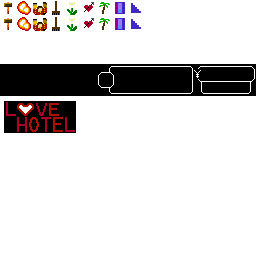
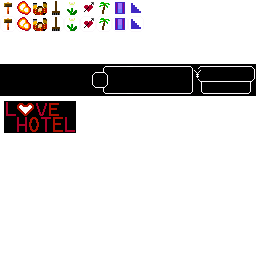
Layered file, before and after one edit (256x256). Changes by layer:
painted on "hud.png" over left=92, top=66, right=133, bottom=94
